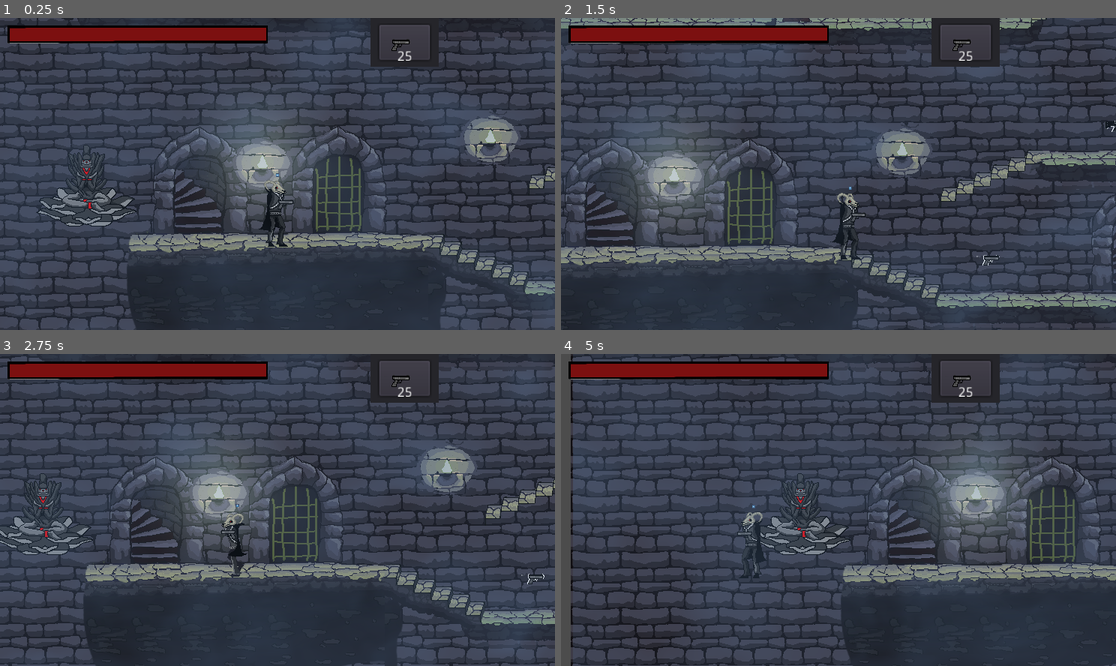
Above: before the commit, frames 1-4 (two rows, left to right).
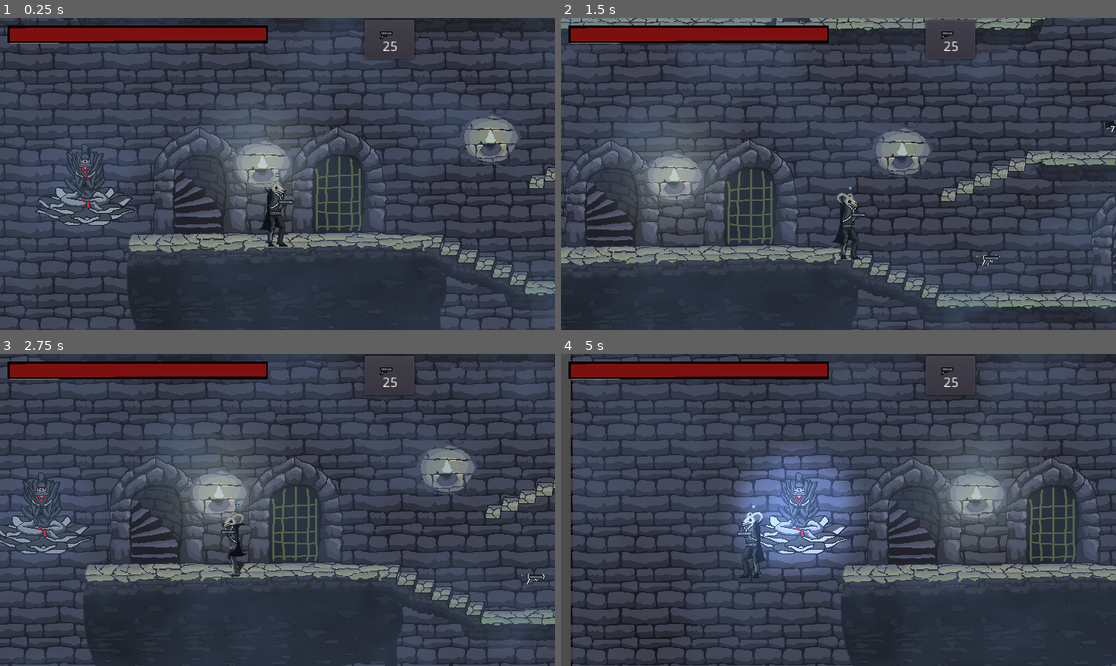
Above: after the commit, the same moments.

Repository: IgorBayerl/godot-game-liliths-crusade
Game: Godot game, scene res://src/Scenes/Main.tscn
The game is run twice, just before and just after one commit, with the same random seed, the same clock (stepped at 60 frames per second) and the same inputs. The engine's default icon, where the game draws it, is replaced by a stand-in: a white triangle on a blue panel in a dark square.
Inputs (mouse positions are in pixels of both pictures, inside the frame that each line leads up to):
- Up to frame 1 (0.25 s): no input
- Up to frame 2 (1.5 s): move the mouse to (810, 236) at 0.52 s; hold Right (move_RIGHT) 0.53-1.25 s; tap 1 (Gun_1) at 0.6 s; click (810, 236) at 0.67 s; tap Space (jump) at 0.77 s; drag from (1005, 220) to (805, 36) at 1.27 s
- Up to frame 3 (2.75 s): move the mouse to (111, 463) at 2.02 s; hold Left (move_LEFT) from 2.03 s (still down); tap 3 (Gun_3) at 2.1 s
- Up to frame 4 (5 s): release Left (move_LEFT) at 2.75 s; drag from (866, 510) to (766, 538) at 2.77 s; move the mouse to (755, 432) at 3.52 s; hold Left (move_LEFT) 3.53-4.25 s; tap Z (hability) at 3.6 s; tap Space (jump) at 3.77 s; drag from (960, 494) to (938, 369) at 4.27 s

The runs differ from the first frame. In frame 1, 2.0% of the frame differs, in the area x 6-80%, y 0-67%; in frame 2, 1.1%; in frame 3, 1.9%; in frame 4, 7.6%, in the area x 30-80%, y 0-71%.

Commit message:
luzinha no checkpoint

Diff:
--- a/src/Actors/Aroldo.tscn
+++ b/src/Actors/Aroldo.tscn
@@ -18,14 +18,14 @@
 "name": "Walk",
 "speed": 4.0
 }, {
+"frames": [ ExtResource( 6 ) ],
+"loop": true,
+"name": "Idle",
+"speed": 5.0
+}, {
 "frames": [ ExtResource( 9 ), ExtResource( 7 ), ExtResource( 8 ) ],
 "loop": true,
 "name": "Atack",
-"speed": 5.0
-}, {
-"frames": [ ExtResource( 6 ) ],
-"loop": true,
-"name": "Idle",
 "speed": 5.0
 } ]
 
@@ -112,4 +112,4 @@
 [node name="BloodSplitter" parent="." instance=ExtResource( 10 )]
 position = Vector2( -0.943878, -16.0459 )
 [connection signal="body_entered" from="AnimatedSprite/HitBox" to="." method="_on_HitBox_body_entered"]
-[connection signal="area_entered" from="AnimatedSprite/Trigger" to="." method="_on_Trigger_area_entered"]
+[connection signal="body_entered" from="AnimatedSprite/Trigger" to="." method="_on_Trigger_body_entered"]
--- a/src/Actors/Efeitos/collision_particle.tscn
+++ b/src/Actors/Efeitos/collision_particle.tscn
@@ -36,7 +36,7 @@
 }
 
 [node name="BloodParticle" type="RigidBody2D"]
-collision_layer = 0
+collision_layer = 512
 gravity_scale = 10.0
 script = ExtResource( 2 )
 
--- a/src/Actors/checkPoint.tscn
+++ b/src/Actors/checkPoint.tscn
@@ -1,11 +1,14 @@
-[gd_scene load_steps=4 format=2]
+[gd_scene load_steps=5 format=2]
 
 [ext_resource path="res://src/Scripts/checkPoint.gd" type="Script" id=1]
 [ext_resource path="res://src/Assets/Sprites/Gedomazo.png" type="Texture" id=2]
+[ext_resource path="res://src/Assets/Sprites/light.png" type="Texture" id=3]
 
 [sub_resource type="RectangleShape2D" id=1]
+extents = Vector2( 44.7983, 48.3894 )
 
 [node name="CheckPoint" type="Area2D"]
+collision_mask = 4
 script = ExtResource( 1 )
 
 [node name="CollisionShape2D" type="CollisionShape2D" parent="."]
@@ -13,5 +16,14 @@
 
 [node name="Sprite" type="Sprite" parent="."]
 texture = ExtResource( 2 )
+offset = Vector2( -2.766, 0 )
 
 [node name="Tween" type="Tween" parent="."]
+
+[node name="Light2D" type="Light2D" parent="."]
+texture = ExtResource( 3 )
+texture_scale = 0.2
+color = Color( 0.156863, 0.172549, 0.223529, 1 )
+
+[node name="LuzPiscando" type="Tween" parent="."]
+[connection signal="body_entered" from="." to="." method="_on_CheckPoint_body_entered"]
--- a/src/Interface/gunSlot.tscn
+++ b/src/Interface/gunSlot.tscn
@@ -12,9 +12,9 @@
 "speed": 0.0
 } ]
 
-[node name="ListItem" type="Panel"]
-margin_right = 108.0
-margin_bottom = 75.0
+[node name="ListItem" type="Control"]
+margin_right = 67.0
+margin_bottom = 52.0
 __meta__ = {
 "_edit_use_anchors_": false
 }
@@ -24,17 +24,17 @@
 anchor_top = 0.5
 anchor_right = 0.5
 anchor_bottom = 0.5
-margin_left = -28.0
+margin_left = -27.5
 margin_top = -20.0
-margin_right = 28.0
-margin_bottom = 20.0
+margin_right = 27.5
+margin_bottom = 24.0
 __meta__ = {
 "_edit_use_anchors_": false
 }
 
 [node name="AnimatedSprite" type="AnimatedSprite" parent="PanelContainer"]
-position = Vector2( 27.9087, 19.4526 )
-scale = Vector2( 0.925085, 0.925085 )
+position = Vector2( 26.7525, 15.4583 )
+scale = Vector2( 0.630771, 0.630771 )
 frames = SubResource( 1 )
 frame = 1
 
--- a/src/Scenes/Main.tscn
+++ b/src/Scenes/Main.tscn
@@ -87,7 +87,7 @@
 one_way_collision = true
 
 [node name="CheckPoint" parent="." instance=ExtResource( 10 )]
-position = Vector2( 316.783, 704.06 )
+position = Vector2( 317.18, 703.266 )
 
 [node name="MainController" type="Node2D" parent="."]
 script = ExtResource( 8 )
@@ -96,9 +96,7 @@
 position = Vector2( 571.172, 684.257 )
 scale = Vector2( 0.519995, 0.519995 )
 
-[node name="GetItem" type="Area2D" parent="MainController/Player" groups=[
-"Player",
-]]
+[node name="GetItem" type="Area2D" parent="MainController/Player"]
 visible = false
 collision_layer = 4
 
@@ -145,8 +143,8 @@
 anchor_right = 0.5
 anchor_bottom = 0.0
 margin_left = -20.0
-margin_right = 329.0
-margin_bottom = 48.0
+margin_right = 247.0
+margin_bottom = 29.0
 
 [node name="Arma" parent="MainController" instance=ExtResource( 5 )]
 position = Vector2( 981.659, 786.419 )
--- a/src/Scripts/Aroldo.gd
+++ b/src/Scripts/Aroldo.gd
@@ -5,6 +5,7 @@
 var atacking = false
 var health = 100
 
+signal OnDeath(WhoDied)
 
 var vel = Vector2(0, 0)
 var LOOKING_DIRECTION = Vector2( 1 , 0 )
@@ -110,18 +111,18 @@
 
 
 
-func _on_Trigger_area_entered(area: Area2D) -> void:
-	if area.is_in_group("Player"):
+
+func _on_HitBox_body_entered(body: Node) -> void:
+	if body.is_in_group("Player"):
+		print("acertou")
+		body.take_damage(30)
+
+
+func _on_Trigger_body_entered(body: Node) -> void:
+	if body.is_in_group("Player"):
 		print ('atack')
 		atacking = true
 		$AnimatedSprite.play("Atack")
 		$AnimatedSprite/HitBox/AnimationPlayer.play("Hit")
 		yield(get_tree().create_timer(0.5), "timeout")
 		atacking = false
-#		get_parent().get_node("Player").take_damage(30)
-
-
-func _on_HitBox_body_entered(body: Node) -> void:
-	if body.is_in_group("Player"):
-		print("acertou")
-		body.take_damage(30)
--- a/src/Scripts/Guns_Bar.gd
+++ b/src/Scripts/Guns_Bar.gd
@@ -12,7 +12,7 @@
 	listIndex += 1
 	item.get_node("Bullets").text = str(value)
 	item.get_node("PanelContainer/AnimatedSprite").set_frame(listIndex-1)
-	item.rect_min_size = Vector2(70,50)
+	item.rect_min_size = Vector2(40,10)
 	$list.add_child(item)
 
 func setAmmo( gun , quantidade ):
--- a/src/Scripts/checkPoint.gd
+++ b/src/Scripts/checkPoint.gd
@@ -2,9 +2,13 @@
 
 
 onready var TweenNode = get_node("Tween")
+onready var TweenLight = get_node("LuzPiscando")
 var subindo = false
 
+var activated = false
+
 var tempo = 2
+var tempo_piscada = 1
 
 func _ready() -> void:
 	_sobe()
@@ -20,3 +24,19 @@
 	TweenNode.start()
 	yield(get_tree().create_timer(tempo), "timeout")
 	_sobe()
+
+func _ascende():
+	TweenLight.interpolate_property($Light2D, "energy", $Light2D.energy, $Light2D.energy + 2, tempo_piscada, Tween.TRANS_QUAD, Tween.EASE_IN_OUT)
+	TweenLight.start()
+	yield(get_tree().create_timer(tempo_piscada), "timeout")
+	_apaga()
+func _apaga():
+	TweenLight.interpolate_property($Light2D, "energy", $Light2D.energy, $Light2D.energy - 2, tempo_piscada, Tween.TRANS_QUAD, Tween.EASE_IN_OUT)
+	TweenLight.start()
+	yield(get_tree().create_timer(tempo_piscada), "timeout")
+	_ascende()
+
+func _on_CheckPoint_body_entered(body: Node) -> void:
+	if body.is_in_group("Player"):
+		activated = true
+		_ascende()
Not shown: 1 places in src/Scenes/Main.tscn that only renumber resources
